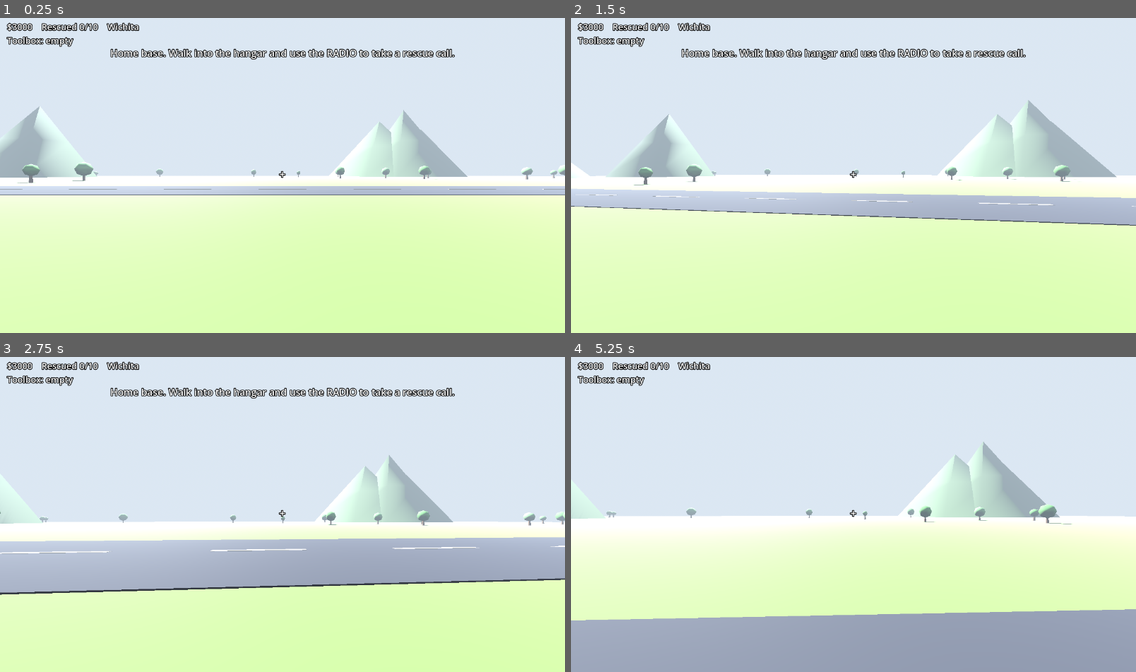
Above: before the commit, frames 1-4 (two rows, left to right).
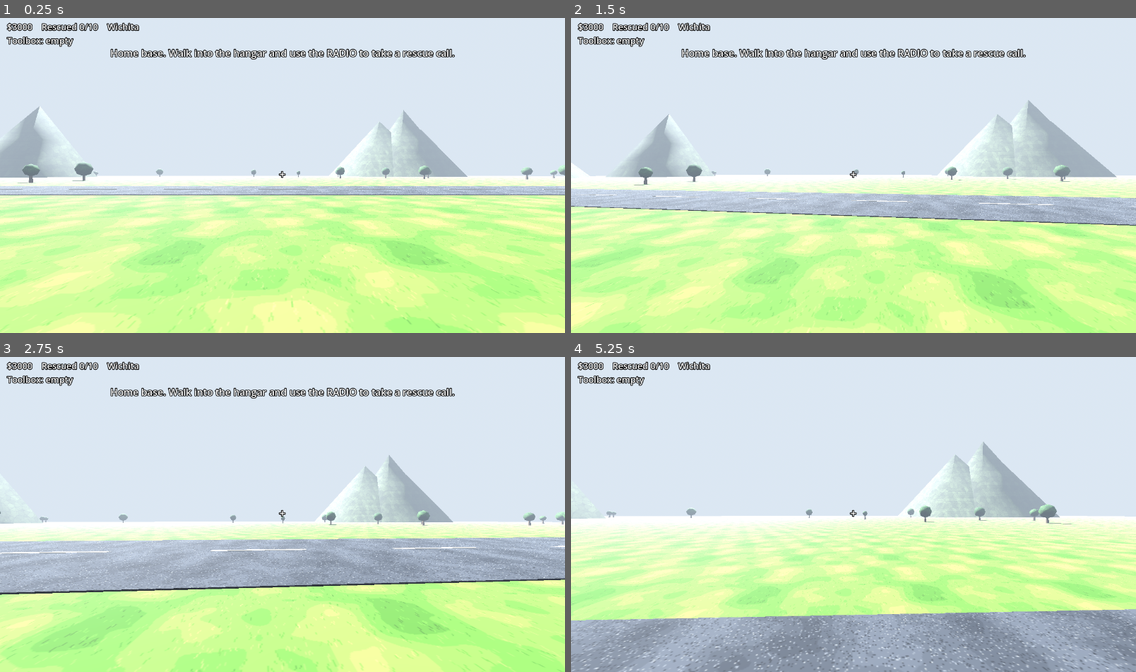
Above: after the commit, the same moments.

Repository: thaddeuswill/airplanerescue
Game: Godot game, scene res://main.tscn
Two runs of this game, one before a commit and one after it. Both use one fixed random seed, a clock stepped at 60 frames per second and the inputs below.
Inputs (mouse positions are in pixels of both pictures, inside the frame that each line leads up to):
- Up to frame 1 (0.25 s): no input
- Up to frame 2 (1.5 s): tap Enter at 0.5 s; move the mouse to (881, 172) at 0.52 s; hold W (move_forward) from 0.53 s (still down); tap E (interact) at 0.6, 1.35 s; tap Space (jump) at 0.77 s; move the mouse to (825, 175) at 1.27 s
- Up to frame 3 (2.75 s): keep holding W (move_forward); tap Space (jump) at 1.52 s; move the mouse to (293, 508) at 2.02 s; tap E (interact) at 2.1 s
- Up to frame 4 (5.25 s): keep holding W (move_forward); move the mouse to (847, 517) at 2.77 s; tap E (interact) every 0.75 s from 2.85 to 5.1 s; tap Space (jump) at 3.02, 3.77, 4.52 s; move the mouse to (893, 517) at 3.52 s; move the mouse to (808, 508) at 4.27 s; move the mouse to (859, 514) at 5.02 s

The runs differ from the first frame. In frame 1, 33% of the frame differs, in the area x 0-100%, y 43-100%; in frame 2, 31%; in frame 3, 25%; in frame 4, 23%.

Commit message:
Add textures and model wish list
Wire the 19 supplied textures into the ground, runway, buildings,
nature and plane via triplanar materials (plane skin tinted per plane),
with alpha decals for the oil puddle and windshield crack. Add
MODELS.md describing the .glb models wanted, including named
broken/fixed fault parts.

Co-Authored-By: Claude Opus 5.5 <noreply@anthropic.com>

Diff:
--- a/scripts/main.gd
+++ b/scripts/main.gd
@@ -24,10 +24,10 @@
 	"Fargo": [-96.8, 46.9, "snow"], "Minneapolis": [-93.3, 45.0, "snow"],
 }
 const REGIONS := {
-	"plains": {"ground": Color(0.45, 0.62, 0.3), "prop": "tree", "count": 30},
-	"forest": {"ground": Color(0.28, 0.45, 0.22), "prop": "pine", "count": 110},
-	"desert": {"ground": Color(0.82, 0.68, 0.45), "prop": "cactus", "count": 40},
-	"snow": {"ground": Color(0.92, 0.94, 0.97), "prop": "snowpine", "count": 70},
+	"plains": {"tex": "ground_grass", "ground": Color(0.45, 0.62, 0.3), "prop": "tree", "count": 30},
+	"forest": {"tex": "ground_forest", "ground": Color(0.28, 0.45, 0.22), "prop": "pine", "count": 110},
+	"desert": {"tex": "ground_sand", "ground": Color(0.82, 0.68, 0.45), "prop": "cactus", "count": 40},
+	"snow": {"tex": "ground_snow", "ground": Color(0.92, 0.94, 0.97), "prop": "snowpine", "count": 70},
 }
 const FAULTS := {
 	"tire": {"name": "Flat main tire", "part": "Tire & tube", "cost": 180},
@@ -413,7 +413,7 @@
 	var ground := MeshInstance3D.new()
 	var pm := PlaneMesh.new()
 	pm.size = Vector2(400, 400)
-	pm.material = mat(region.ground)
+	pm.material = tmat(region.tex, Color.WHITE, 0.2)
 	ground.mesh = pm
 	world.add_child(ground)
 	var floor_body := StaticBody3D.new()
@@ -421,7 +421,7 @@
 	fs.shape = WorldBoundaryShape3D.new()
 	floor_body.add_child(fs)
 	world.add_child(floor_body)
-	box(world, Vector3(160, 0.04, 12), Vector3(0, 0.02, 20), Color(0.28, 0.28, 0.3))  # runway
+	box(world, Vector3(160, 0.04, 12), Vector3(0, 0.02, 20), tmat("runway_asphalt", Color.WHITE, 0.15))
 	for x in range(-76, 80, 10):
 		box(world, Vector3(5, 0.05, 0.4), Vector3(x, 0.03, 20), Color(0.95, 0.95, 0.9))
 	_build_hangar(Vector3(-16, 0, -14))
@@ -437,25 +437,25 @@
 
 
 func _build_hangar(at: Vector3) -> void:
-	var c := Color(0.62, 0.64, 0.66)
-	box(world, Vector3(14, 6, 0.3), at + Vector3(0, 3, -6), c, true)
+	var wall := tmat("hangar_metal", Color.WHITE, 0.3)
+	box(world, Vector3(14, 6, 0.3), at + Vector3(0, 3, -6), wall, true)
 	for s in [-1, 1]:
-		box(world, Vector3(0.3, 6, 12), at + Vector3(s * 7, 3, 0), c, true)
-	box(world, Vector3(14.6, 0.3, 12.6), at + Vector3(0, 6.1, 0), c.darkened(0.3), true)
-	box(world, Vector3(13.4, 0.04, 11.6), at + Vector3(0, 0.03, 0), Color(0.4, 0.4, 0.42))
-	box(world, Vector3(2, 1, 0.8), at + Vector3(3, 0.5, -5.3), Color(0.45, 0.3, 0.2), true)  # desk
+		box(world, Vector3(0.3, 6, 12), at + Vector3(s * 7, 3, 0), wall, true)
+	box(world, Vector3(14.6, 0.3, 12.6), at + Vector3(0, 6.1, 0), tmat("hangar_metal", Color(0.7, 0.7, 0.7), 0.3), true)
+	box(world, Vector3(13.4, 0.04, 11.6), at + Vector3(0, 0.03, 0), tmat("concrete", Color.WHITE, 0.25))
+	box(world, Vector3(2, 1, 0.8), at + Vector3(3, 0.5, -5.3), tmat("wood_planks"), true)  # desk
 	box(world, Vector3(0.7, 0.4, 0.4), at + Vector3(3, 1.2, -5.3), Color(0.15, 0.22, 0.15))  # radio
 	interactable(world, at + Vector3(3, 1.2, -5.0), Vector3(1.4, 0.9, 1.2), "radio")
 	_text3d("RADIO", at + Vector3(3, 2.2, -5.3), 48)
 
 
 func _build_shed(at: Vector3) -> void:
-	var c := Color(0.55, 0.25, 0.2)
+	var c := tmat("wood_planks", Color.WHITE, 0.4)
 	box(world, Vector3(5, 3, 0.2), at + Vector3(0, 1.5, -2.5), c, true)
 	for s in [-1, 1]:
 		box(world, Vector3(0.2, 3, 5), at + Vector3(s * 2.5, 1.5, 0), c, true)
-	box(world, Vector3(5.6, 0.2, 5.6), at + Vector3(0, 3.1, 0), Color(0.3, 0.3, 0.32))
-	box(world, Vector3(3, 1, 0.8), at + Vector3(0, 0.5, -1.5), Color(0.45, 0.3, 0.2), true)  # counter
+	box(world, Vector3(5.6, 0.2, 5.6), at + Vector3(0, 3.1, 0), tmat("hangar_metal", Color(0.6, 0.6, 0.6), 0.4))
+	box(world, Vector3(3, 1, 0.8), at + Vector3(0, 0.5, -1.5), tmat("wood_planks", Color(0.8, 0.7, 0.6)), true)  # counter
 	for i in 4:
 		box(world, Vector3(0.5, 0.4, 0.5), at + Vector3(-1.2 + i * 0.8, 1.2, -1.5), Color.from_hsv(i * 0.2, 0.5, 0.7))
 	interactable(world, at + Vector3(0, 1.2, -1.2), Vector3(3.2, 1.2, 1.4), "shop")
@@ -472,25 +472,25 @@
 		var h := r.randf_range(3.0, 6.0)
 		match region.prop:
 			"tree":
-				cyl(world, 0.2, 0.3, 1.6, pos + Vector3(0, 0.8, 0), Color(0.4, 0.27, 0.15), 5, true)
-				ball(world, h * 0.35, pos + Vector3(0, 1.4 + h * 0.3, 0), Color(0.3, 0.55, 0.22).lightened(r.randf() * 0.2))
+				cyl(world, 0.2, 0.3, 1.6, pos + Vector3(0, 0.8, 0), tmat("bark"), 5, true)
+				ball(world, h * 0.35, pos + Vector3(0, 1.4 + h * 0.3, 0), tmat("foliage", Color.WHITE.darkened(r.randf() * 0.2)))
 			"pine", "snowpine":
-				cyl(world, 0.2, 0.3, 1.2, pos + Vector3(0, 0.6, 0), Color(0.35, 0.23, 0.13), 5, true)
-				cyl(world, 0, h * 0.3, h * 1.5, pos + Vector3(0, 1.0 + h * 0.75, 0), Color(0.15, 0.35, 0.18), 6)
+				cyl(world, 0.2, 0.3, 1.2, pos + Vector3(0, 0.6, 0), tmat("bark"), 5, true)
+				cyl(world, 0, h * 0.3, h * 1.5, pos + Vector3(0, 1.0 + h * 0.75, 0), tmat("foliage", Color(0.55, 0.7, 0.6)), 6)
 				if region.prop == "snowpine":
-					cyl(world, 0, h * 0.12, h * 0.6, pos + Vector3(0, 1.0 + h * 1.2, 0), Color(0.95, 0.97, 1.0), 6)
+					cyl(world, 0, h * 0.12, h * 0.6, pos + Vector3(0, 1.0 + h * 1.2, 0), tmat("ground_snow"), 6)
 			"cactus":
-				var g := Color(0.3, 0.55, 0.3)
+				var g := tmat("foliage", Color(0.7, 0.85, 0.7))
 				cyl(world, 0.25, 0.3, h * 0.6, pos + Vector3(0, h * 0.3, 0), g, 6, true)
 				box(world, Vector3(0.9, 0.3, 0.3), pos + Vector3(0.45, h * 0.3, 0), g)
 				box(world, Vector3(0.3, 0.9, 0.3), pos + Vector3(0.8, h * 0.3 + 0.45, 0), g)
 				if r.randf() < 0.5:
-					ball(world, r.randf_range(0.5, 1.5), pos + Vector3(3, 0.2, 2), Color(0.6, 0.45, 0.35))
+					ball(world, r.randf_range(0.5, 1.5), pos + Vector3(3, 0.2, 2), tmat("rock", Color(1, 0.85, 0.75)))
 	for i in 8:  # distant mountains
 		var a := r.randf() * TAU
 		var height := r.randf_range(25.0, 60.0)
 		cyl(world, 0, r.randf_range(25, 45), height, Vector3(cos(a) * 180, height / 2, sin(a) * 180),
-			region.ground.darkened(0.35), 5)
+			tmat("rock", region.ground.lightened(0.3), 0.08), 5)
 
 
 func _build_plane(job: Dictionary) -> void:
@@ -499,21 +499,22 @@
 	plane.rotation.y = PI / 2  # nose points down the runway (-X)
 	world.add_child(plane)
 	var c: Color = job.color
-	var dark := Color(0.15, 0.15, 0.17)
-	box(plane, Vector3(1.2, 1.2, 6), Vector3(0, 1.4, 0), c, true)  # fuselage
-	box(plane, Vector3(1.22, 0.18, 5), Vector3(0, 1.15, 0.4), Color.WHITE)  # stripe
-	box(plane, Vector3(1.1, 1.1, 1.0), Vector3(0, 1.4, -3.4), Color(0.22, 0.22, 0.24))  # cowling
-	box(plane, Vector3(10, 0.15, 1.6), Vector3(0, 2.1, -0.8), c)  # wing
-	box(plane, Vector3(3.4, 0.1, 0.9), Vector3(0, 1.6, 2.9), c)  # tailplane
-	box(plane, Vector3(0.1, 1.3, 0.8), Vector3(0, 2.3, 2.8), c.darkened(0.2))  # fin
-	var spinner := cyl(plane, 0.05, 0.3, 0.4, Vector3(0, 1.4, -4.1), dark, 8)
+	var skin := tmat("plane_body", c)
+	box(plane, Vector3(1.2, 1.2, 6), Vector3(0, 1.4, 0), skin, true)  # fuselage
+	box(plane, Vector3(1.22, 0.18, 5), Vector3(0, 1.15, 0.4), tmat("plane_body"))  # stripe
+	box(plane, Vector3(1.1, 1.1, 1.0), Vector3(0, 1.4, -3.4), tmat("cowling_metal", Color.WHITE, 1.0))  # cowling
+	box(plane, Vector3(10, 0.15, 1.6), Vector3(0, 2.1, -0.8), skin)  # wing
+	box(plane, Vector3(3.4, 0.1, 0.9), Vector3(0, 1.6, 2.9), skin)  # tailplane
+	box(plane, Vector3(0.1, 1.3, 0.8), Vector3(0, 2.3, 2.8), tmat("plane_body", c.darkened(0.2)))  # fin
+	var spinner := cyl(plane, 0.05, 0.3, 0.4, Vector3(0, 1.4, -4.1), tmat("cowling_metal"), 8)
 	spinner.rotation.x = -PI / 2
-	var tailwheel := cyl(plane, 0.15, 0.15, 0.12, Vector3(0, 0.15, 2.8), dark, 8)
+	var tailwheel := cyl(plane, 0.15, 0.15, 0.12, Vector3(0, 0.15, 2.8), tmat("tire_tread", Color.WHITE, 2.0), 8)
 	tailwheel.rotation.z = PI / 2
+	var steel := tmat("metal_steel")
 	for s in [-1, 1]:
-		var strut := box(plane, Vector3(0.08, 2.17, 0.08), Vector3(s * 1.55, 1.5, -0.8), Color(0.6, 0.6, 0.62))
+		var strut := box(plane, Vector3(0.08, 2.17, 0.08), Vector3(s * 1.55, 1.5, -0.8), steel)
 		strut.rotation.z = -s * 1.07  # fuselage bottom to wing
-		var leg := box(plane, Vector3(0.1, 0.9, 0.1), Vector3(s * 0.8, 0.7, -1.2), Color(0.6, 0.6, 0.62))
+		var leg := box(plane, Vector3(0.1, 0.9, 0.1), Vector3(s * 0.8, 0.7, -1.2), steel)
 		leg.rotation.z = s * 0.4
 	for id in FAULTS:
 		visuals[id] = _part_visual(id, job.fixed.has(id) or not job.faults.has(id))
@@ -526,23 +527,24 @@
 	var n := Node3D.new()
 	plane.add_child(n)
 	var black := Color(0.08, 0.08, 0.08)
-	var steel := Color(0.78, 0.78, 0.8)
-	var rust := Color(0.55, 0.28, 0.12)
-	var wood := Color(0.15, 0.12, 0.1)
+	var tire := tmat("tire_tread", Color.WHITE, 2.0)
+	var steel := tmat("metal_steel", Color.WHITE, 2.0)
+	var rust := tmat("metal_rust", Color.WHITE, 2.0)
+	var wood := tmat("prop_wood", Color.WHITE, 1.0)
 	match id:
 		"tire":
-			var w := cyl(n, 0.35, 0.35, 0.25, Vector3(-1.0, 0.35, -1.2), black, 10)
+			var w := cyl(n, 0.35, 0.35, 0.25, Vector3(-1.0, 0.35, -1.2), tire, 10)
 			w.rotation.z = PI / 2
 			if not ok:  # squashed flat
 				w.scale.x = 0.55
 				w.position.y = 0.2
 		"brakes":
-			var w := cyl(n, 0.35, 0.35, 0.25, Vector3(1.0, 0.35, -1.2), black, 10)
+			var w := cyl(n, 0.35, 0.35, 0.25, Vector3(1.0, 0.35, -1.2), tire, 10)
 			w.rotation.z = PI / 2
 			var d := cyl(n, 0.22, 0.22, 0.04, Vector3(1.15, 0.35, -1.2), steel if ok else rust, 10)
 			d.rotation.z = PI / 2
 		"battery":
-			var hatch := box(n, Vector3(0.05, 0.5, 0.7), Vector3(0.62, 1.2, 1.0), Color(0.5, 0.5, 0.52))
+			var hatch := box(n, Vector3(0.05, 0.5, 0.7), Vector3(0.62, 1.2, 1.0), tmat("plane_body", current_job.color))
 			if not ok:  # hatch hanging open, corroded battery showing
 				hatch.position = Vector3(0.95, 1.2, 1.3)
 				hatch.rotation.y = -1.2
@@ -552,7 +554,7 @@
 				box(n, Vector3(0.02, 0.4, 0.9), Vector3(0.57, 1.25, -3.3), black)  # soot streak
 		"oil_leak":
 			if not ok:
-				cyl(n, 0.8, 0.8, 0.02, Vector3(0, 0.01, -3.2), black, 10)
+				decal(n, Vector2(1.8, 1.8), Vector3(0, 0.02, -3.2), "oil_puddle", Vector3(-PI / 2, 0, 0))
 		"bird_nest":
 			if not ok:
 				cyl(n, 0.35, 0.22, 0.22, Vector3(0, 2.06, -3.3), Color(0.45, 0.32, 0.18), 7)
@@ -564,9 +566,8 @@
 				box(n, Vector3(0.04, 1.9, 0.04), Vector3(-2.5, 1.0, -0.8), fuel)  # drip
 		"windshield":
 			box(n, Vector3(1.0, 0.55, 0.08), Vector3(0, 2.05, -2.0), Color(0.55, 0.8, 0.95) if ok else Color(0.3, 0.32, 0.34))
-			if not ok:
-				var crack := box(n, Vector3(0.9, 0.03, 0.1), Vector3(0, 2.05, -2.01), Color.WHITE)
-				crack.rotation.z = 0.5
+			if not ok:  # crack overlay on the forward face (plane nose is -Z)
+				decal(n, Vector2(0.95, 0.5), Vector3(0, 2.05, -2.05), "windshield_cracked", Vector3(0, PI, 0))
 		"starter":
 			box(n, Vector3(0.25, 0.25, 0.4), Vector3(-0.62, 1.2, -3.5), steel if ok else rust)
 		"magneto":
@@ -592,21 +593,45 @@
 
 # ---------- mesh helpers ----------
 
-func mat(c: Color) -> StandardMaterial3D:
+func mat(c) -> Material:  # c: Color, or an already-built Material
+	if c is Material:
+		return c
 	var m := StandardMaterial3D.new()
 	m.albedo_color = c
 	m.roughness = 0.85
 	return m
 
 
-func box(parent: Node, size: Vector3, pos: Vector3, c: Color, solid := false) -> MeshInstance3D:
+## Textured material from textures/<tex>.png. Triplanar mapping, so no mesh UVs needed;
+## scale = repeats per meter. Tint multiplies the texture.
+func tmat(tex: String, tint := Color.WHITE, scale := 0.5) -> StandardMaterial3D:
+	var m: StandardMaterial3D = mat(tint)
+	m.albedo_texture = load("res://textures/%s.png" % tex)
+	m.uv1_triplanar = true
+	m.uv1_scale = Vector3.ONE * scale
+	return m
+
+
+## Flat see-through quad (oil stain, windshield crack). Faces +Z before rot.
+func decal(parent: Node, size: Vector2, pos: Vector3, tex: String, rot: Vector3) -> void:
+	var q := QuadMesh.new()
+	q.size = size
+	var m := StandardMaterial3D.new()
+	m.albedo_texture = load("res://textures/%s.png" % tex)
+	m.transparency = BaseMaterial3D.TRANSPARENCY_ALPHA
+	q.material = m
+	var mi := _place(parent, q, pos, false)
+	mi.rotation = rot
+
+
+func box(parent: Node, size: Vector3, pos: Vector3, c, solid := false) -> MeshInstance3D:
 	var bm := BoxMesh.new()
 	bm.size = size
 	bm.material = mat(c)
 	return _place(parent, bm, pos, solid)
 
 
-func cyl(parent: Node, top: float, bottom: float, h: float, pos: Vector3, c: Color, segs := 6, solid := false) -> MeshInstance3D:
+func cyl(parent: Node, top: float, bottom: float, h: float, pos: Vector3, c, segs := 6, solid := false) -> MeshInstance3D:
 	var cm := CylinderMesh.new()
 	cm.top_radius = top
 	cm.bottom_radius = bottom
@@ -617,7 +642,7 @@
 	return _place(parent, cm, pos, solid)
 
 
-func ball(parent: Node, radius: float, pos: Vector3, c: Color) -> MeshInstance3D:
+func ball(parent: Node, radius: float, pos: Vector3, c) -> MeshInstance3D:
 	var sm := SphereMesh.new()
 	sm.radius = radius
 	sm.height = radius * 2
Binary file added: textures/bark.png
Not shown, added: textures/bark.png.import
Binary file added: textures/concrete.png
Not shown, added: textures/concrete.png.import
Binary file added: textures/cowling_metal.png
Not shown, added: textures/cowling_metal.png.import
Binary file added: textures/foliage.png
Not shown, added: textures/foliage.png.import
Binary file added: textures/ground_forest.png
Not shown, added: textures/ground_forest.png.import
Binary file added: textures/ground_grass.png
Not shown, added: textures/ground_grass.png.import
(and 27 more such lines)
